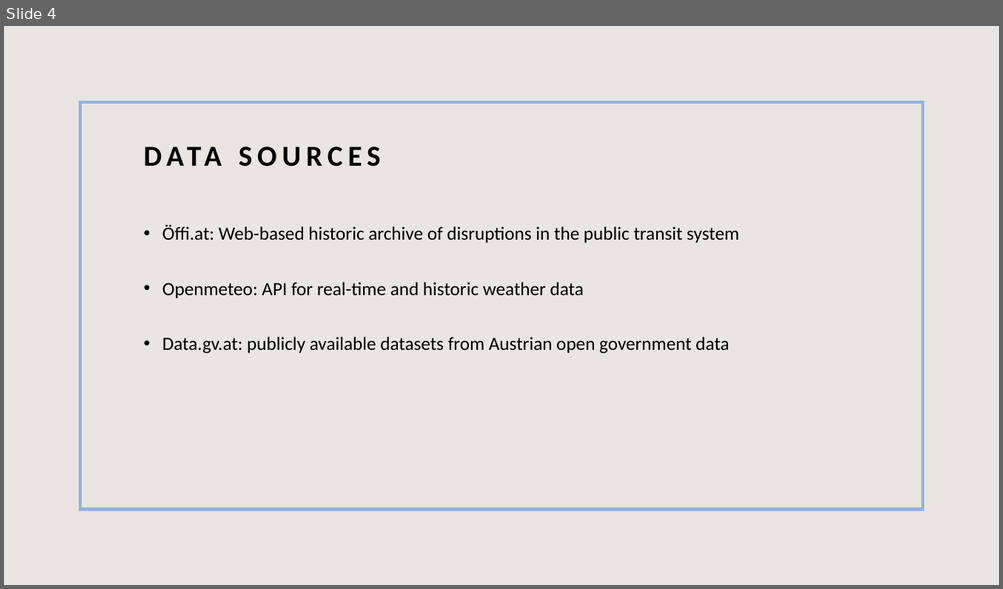
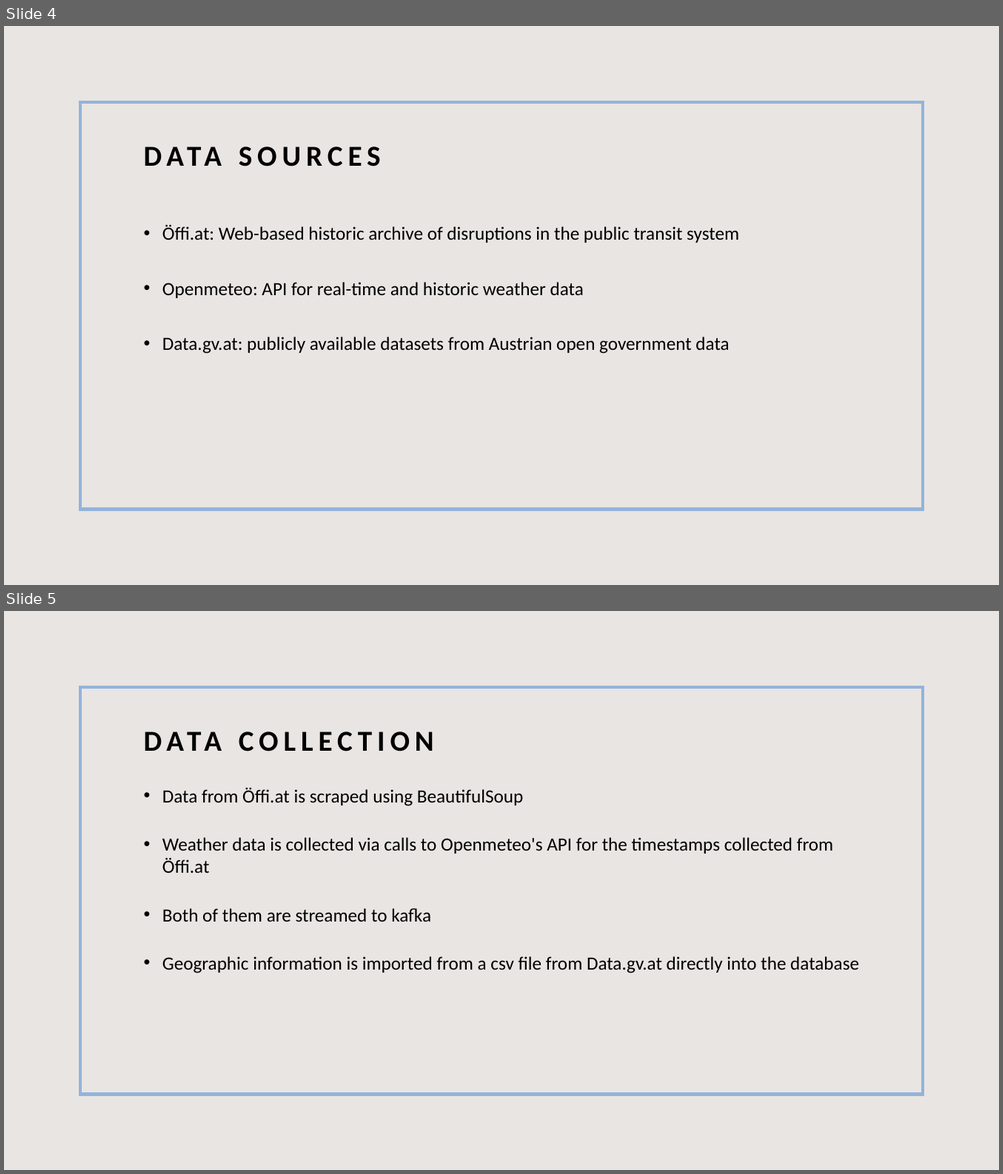
Before and after one commit to toporek3112/vienna_public-transport_weather_correlation, a slide deck: dsi_project.pptx. Shown one above the other, each under a label of ours: slide 4 before the commit, slides 4 and 5 after it. The pictures are 1003x589 and 1003x1174 pixels, drawn with LibreOffice and Linux fonts; fonts in the diff are those of the drawing. Boxes give left, top, right and bottom in pixels: in the first picture for what was removed or moved away, otherwise in the second. Text is boxed around its words. In the diff, an @@ line names an element or a change of style, - is before the commit and + after.

```diff
--- a/dsi_project.pptx
+++ b/dsi_project.pptx
@@ slide 5 added at [4, 611, 999, 1170], background #E8E5E2; not listed: 1 template element that a slide beside it also shows @@
@@ text added at [162, 788, 859, 974], 18 pt, text #000000 @@
+• Data from Öffi.at is scraped using BeautifulSoup
+• Weather data is collected via calls to Openmeteo's API for the timestamps collected from Öffi.at
+• Both of them are streamed to kafka
+• Geographic information is imported from a csv file from Data.gv.at directly into the database
@@ title added at [162, 790, 198, 803], 28 pt, text #000000, bold @@
+DATA COLLECTION
```
Also in this commit, not shown: 2 slides changed, 4 other slides added, 2 slides removed.
